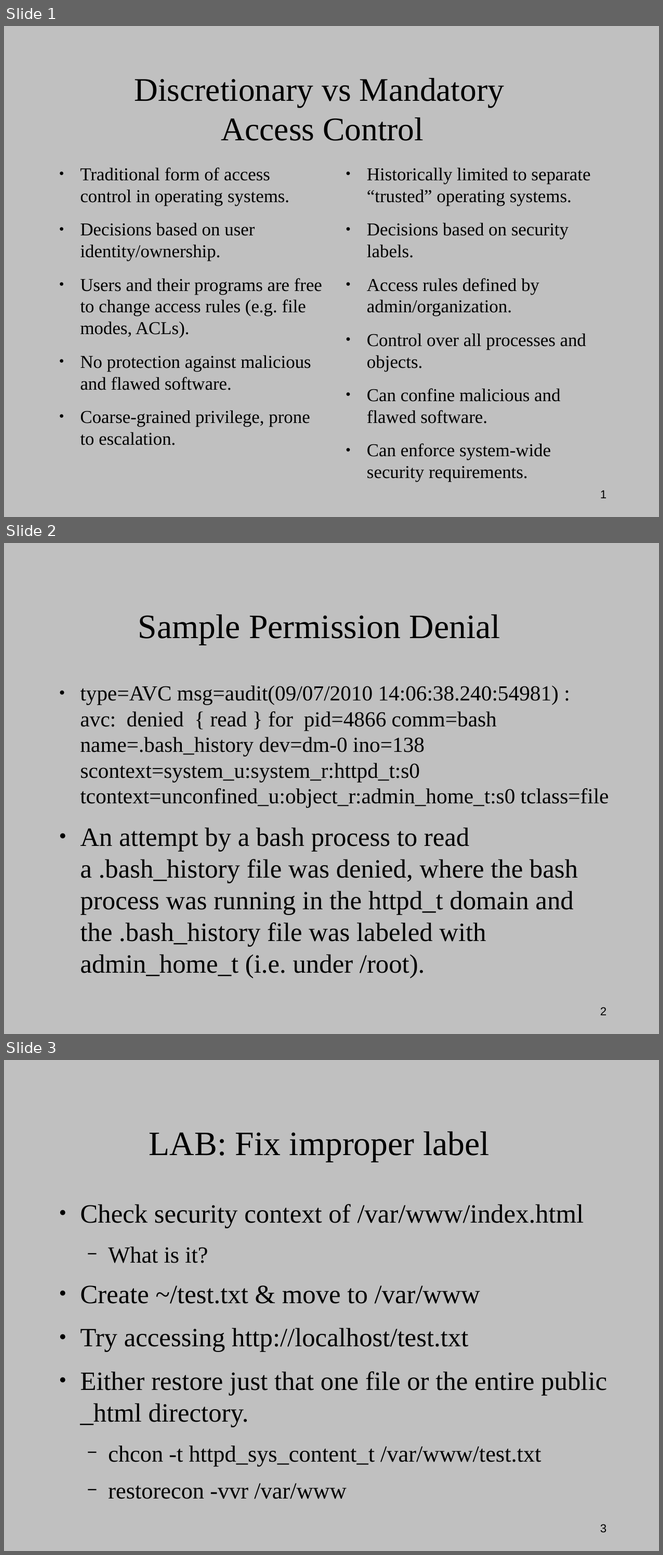
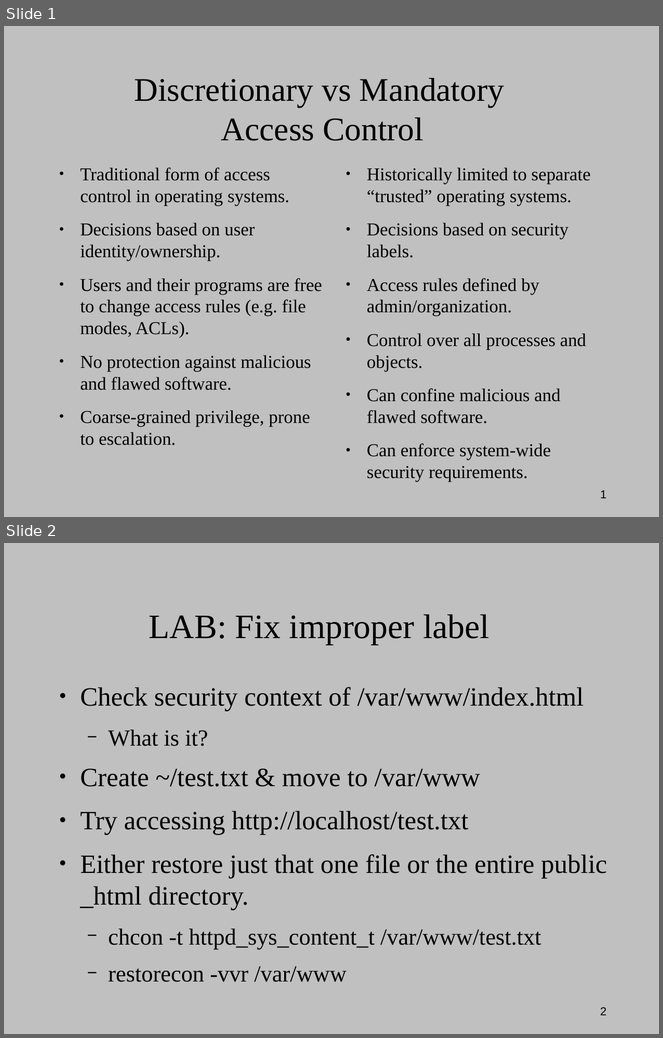
Before and after one commit to dpquigl/demystifying-selinux-part2, a slide deck: extra_slides.odp. Shown one above the other, each under a label of ours: slides 1, 2 and 3 before the commit, slides 1 and 2 after it. The pictures are 663x1555 and 663x1038 pixels, drawn with LibreOffice and Linux fonts; fonts in the diff are those of the drawing. Boxes give left, top, right and bottom in pixels: in the first picture for what was removed or moved away, otherwise in the second. Text is boxed around its words. In the diff, an @@ line names an element or a change of style, - is before the commit and + after.

```diff
--- a/extra_slides.odp
+++ b/extra_slides.odp
@@ slide 2 removed at [4, 543, 659, 1034], background #C0C0C0; not listed: 1 template element that a slide beside it also shows @@
@@ title removed at [138, 614, 501, 645] @@
-Sample Permission Denial
@@ text removed at [80, 685, 609, 978] @@
-● type=AVC msg=audit(09/07/2010 14:06:38.240:54981) : avc: denied { read } for pid=4866 comm=bash name=.bash_history dev=dm-0 ino=138 scontext=system_u:system_r:httpd_t:s0 tcontext=unconfined_u:object_r:admin_home_t:s0 tclass=file
-● An attempt by a bash process to read a .bash_history file was denied, where the bash process was running in the httpd_t domain and the .bash_history file was labeled with admin_home_t (i.e. under /root).
@@ what was slide 3 is now slide 2 @@
@@ page number at [600, 1007, 607, 1016]: text changed @@
-3
+2
```
Also in this commit, not shown: 17 slides added, 2 other files.
